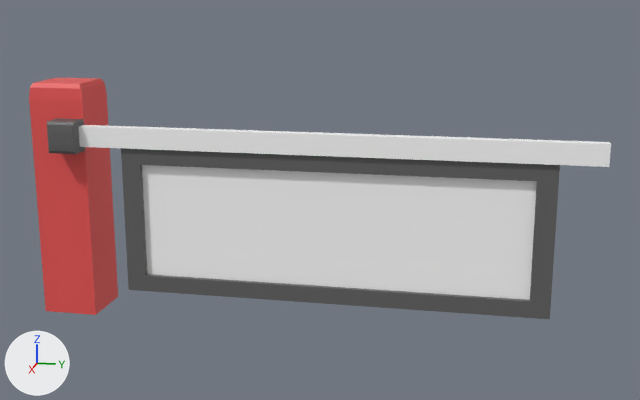
The FBX model Assets/3dmodels/Barrier 1.2.fbx: old version first, new version second.
Both versions are drawn from a 50 mm lens placed at (55.28, -62.92, 2.78), pointed at (48.28, -64.32, 1.03). Arrows for +X, +Y and +Z are at lower left; the lights stay in place. The first picture is the older version. Where no turn or scale is listed for an object, it has been applied to the vertices.

In view in the first picture: 'Barrier_7.001'.
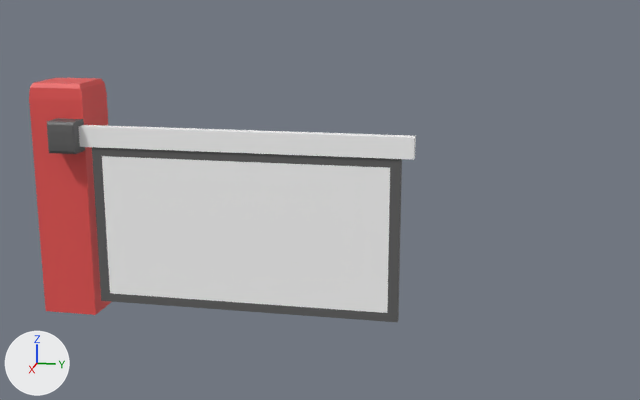
Boxes [x1, y1, x2, y2] around the edits, measured in the pictures (640 x 400 px):
'Barrier_7.001', reshaped: before [29, 78, 611, 319]; after [29, 78, 416, 322]
part 1 of me_cube_085, reshaped: before [88, 136, 611, 319]; after [88, 136, 416, 322]

Patch to the scene script:
```diff
--- a/Assets/3dmodels/Barrier 1.2.fbx.py
+++ b/Assets/3dmodels/Barrier 1.2.fbx.py
@@ me_cube_085 @@
 # used by ob_barrier_7_001; location = (48.227, -66.53, 0.951)
-me_cube_085.from_pydata(...)  # 106 vertices, 90 faces; spans x -0.24..0.43, y -0.24..4.44, z -1.01..1.01
+me_cube_085.from_pydata(...)  # 88 vertices, 79 faces; spans x -0.24..0.43, y -0.24..3.93, z -1.01..1.01
+# me_cube_085 part 1
+# 34 vertices are removed from x 0.24..0.33, y 0.24..4.44, z -0.73..0.72
+# 31 faces are deleted
+# 16 vertices are added at x 0.24..0.33, y 0.34..3.0, z -0.84..0.67
+# 8 new faces join them, mat_beyaz (white #ffffff)
+# 12 new faces join them, mat_barrier (dark grey #616161)
 me_cube_085.materials.append(mat_kırmızı)
@@ me_cube_085 @@
 me_cube_085.materials.append(mat_beyaz)
-me_cube_085.materials.append(mat_lamp)  # dark grey #616161
```
